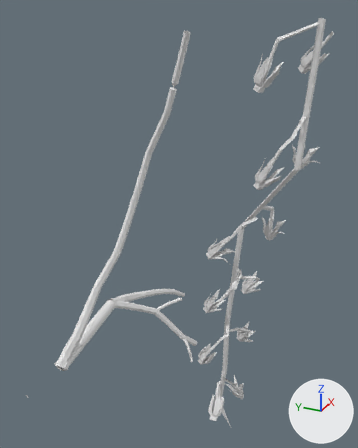
The OBJ model meshes/env/plants/v3_rachis3.obj as it was, and as the next commit left it.
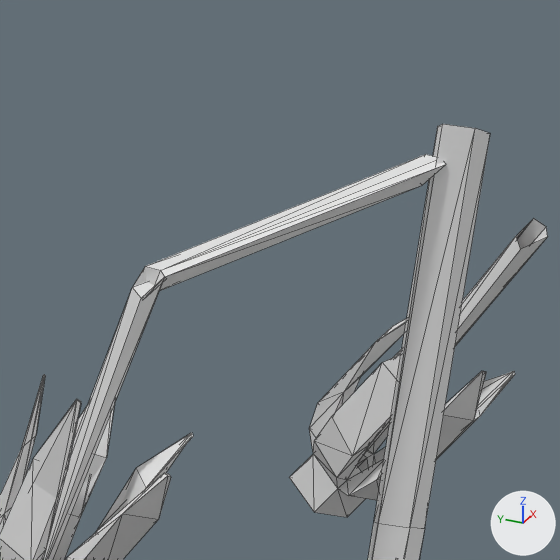
Old and new are each drawn whole from a camera (50 mm lens) standing at (-0.2124, -0.0637, 0.0614) and looking at (0.057, 0.0576, -0.0733) and again close up on the part from 72% to 94% of the width and 0% to 18% of the height. The axes (+X, +Y, +Z) are drawn at lower right. The lights are the same throughout. The older version's two pictures come first. The close-ups show mesh edges as thin lines. Where no turn or scale is listed for an object, it has been applied to the vertices. Vertices at exactly the same position are counted once.

In view in the first close-up: 'v3_rachis3'.
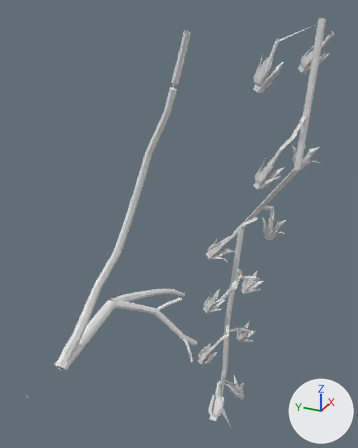
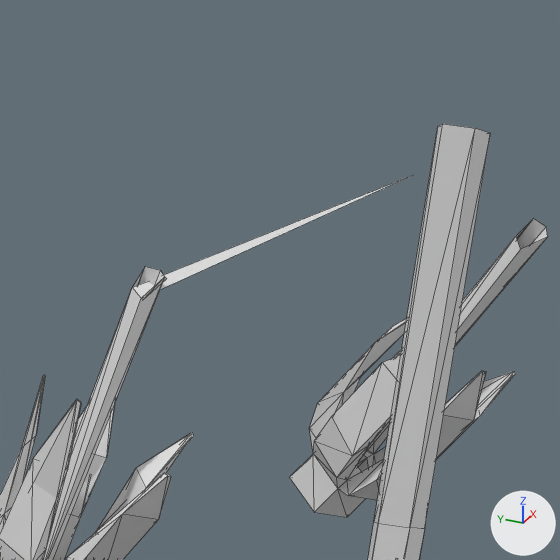
Edits to the bpy script that builds the scene:
```text
Change me_v3_rachis3:
    used by ob_v3_rachis3; location = (0.0, 0.0, 0.0)
    remove me_v3_rachis3.from_pydata(...)  # 1861 vertices, 3497 faces; spans x -0.032..0.144, y -0.03..0.128, z -0.221..0.053
    add me_v3_rachis3.from_pydata(...)  # 1857 vertices, 3488 faces; spans x -0.032..0.144, y -0.03..0.128, z -0.221..0.053
    me_v3_rachis3 part 1
    4 vertices are removed from x 0.032..0.033, y -0.023..-0.021, z 0.049..0.051
    9 faces are deleted
```

Boxes [x1, y1, x2, y2] around the edits, measured in the close-ups (560 x 560 px):
part 1 of me_v3_rachis3, deleted: before [133, 154, 446, 291]
